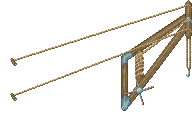
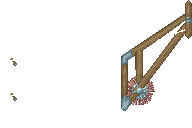
Before/after of a (192, 128) layered artwork. What changed in the layer stack:
hid group "right thing" (12 layers) over [186, 37, 191, 77]
hid group "rope" (3 layers) over [11, 4, 192, 99]
added group "base" with 9 layers over [11, 4, 192, 105]
showed "9", moved it into group "base", painted on it over [11, 4, 192, 105]
showed "8", moved it into group "base", painted on it over [11, 4, 192, 105]
showed "7", moved it into group "base", painted on it over [11, 4, 192, 105]
showed "6", moved it into group "base", painted on it over [11, 4, 192, 105]
showed "5", moved it into group "base", painted on it over [11, 4, 192, 105]
showed "4", moved it into group "base", painted on it over [11, 4, 192, 105]
showed "3", moved it into group "base", painted on it over [11, 4, 192, 105]
showed "2", moved it into group "base", painted on it over [11, 4, 192, 105]
moved "1" into group "base", painted on it over [11, 4, 192, 105]
